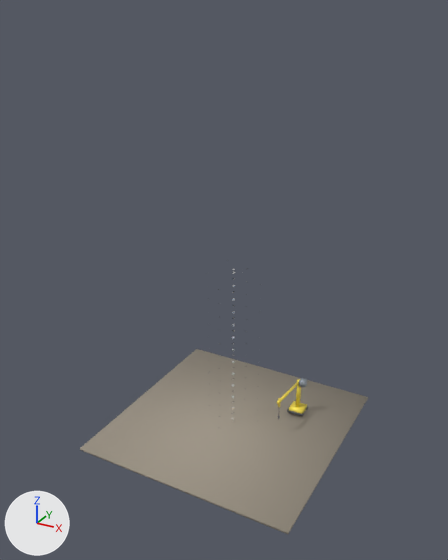
A saved change to the Blender file projects/skyscraper/skyscraper.blend.
The view is the same before and after, from a 50 mm camera at (27.1, -51.4, 42.9) aimed at (-0.3, -1.5, 17.9). Lighting does not change. The marker at lower left points along +X, +Y and +Z. The first picture is the older version.

Names of what the first picture shows: 'ST_CraneBoom', 'ST_CraneCab', 'ST_DirtGround' and 3 more.
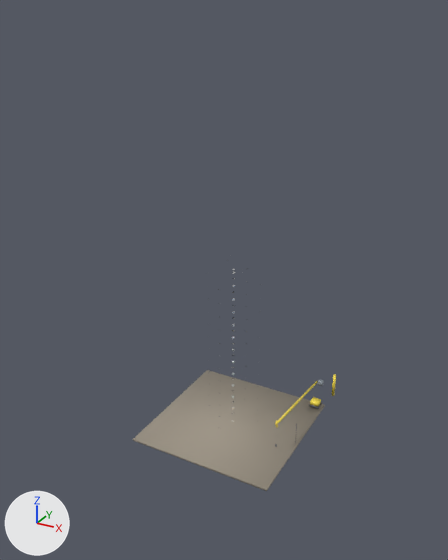
ob_st_crane is not drawn itself; it is the parent of ob_st_cranebase, ob_st_cranetrackl, ob_st_cranetrackr, ob_st_cranetower, ob_st_cranecab, ob_st_craneboompivot.
ob_st_craneboompivot is not drawn itself; it is the parent of ob_st_craneboom, ob_st_craneboom2, ob_st_cranecable, ob_st_cranehook, ob_st_cranepayload.

Where the newer file only moved an object's origin or applied its transform, the numbers keep the older frame.

What changed in the scene script:
```text
Change me_st_dirtground:
    used by ob_st_dirtground; location = (0.0, 0.0, -0.1)
    remove me_st_dirtground.from_pydata(...)  # 8 vertices, 6 faces; spans x -12.0..12.0, y -12.0..12.0, z -0.1..0.1
    add me_st_dirtground.from_pydata(...)  # 8 vertices, 6 faces; spans x -8.0..8.0, y -8.0..8.0, z -0.2..0.0
    me_st_dirtground part 1: the whole mesh is scaled about the mesh origin by (0.667, 0.667, 1)
Change ob_st_dirtground:
    ob_st_dirtground.location: (0.0, 0.0, -0.1) -> (0.0, 0.0, 0.0)
Change ob_st_crane:
    ob_st_crane.location: (5.8, 5.0, 0.32) -> (7.2, 7.0, 0.32)
Change ob_st_cranecab:
    ob_st_cranecab.location: (0.45, 0.0, 3.9) -> (0.45, 0.0, 3.2)
Change ob_st_craneboompivot:
    ob_st_craneboompivot.location: (0.0, 0.0, 3.9) -> (0.0, 0.0, 3.2)
Change ob_st_craneboom:
    ob_st_craneboom.location: (2.4, 0.0, 0.0) -> (4.8, 0.0, 0.0)
```

Changed parts and their boxes (x1, y1, x2, y2) in the pictures (448 x 560 px):
'ST_DirtGround', rescaled (33% narrower, 34% shorter): before (80, 349, 368, 534); after (133, 370, 325, 491)
'ST_CraneBoom', moved: before (277, 382, 299, 404); after (275, 381, 318, 425)
'ST_CraneBase', moved: before (289, 401, 307, 414); after (310, 397, 321, 407)
'ST_CraneCab', moved: before (299, 378, 307, 388); after (318, 379, 324, 386)
'ST_CraneTrackR', moved: before (287, 408, 304, 417); after (309, 404, 319, 409)
'ST_CraneBoom2', moved (not visible afterwards): before (278, 398, 281, 407)
